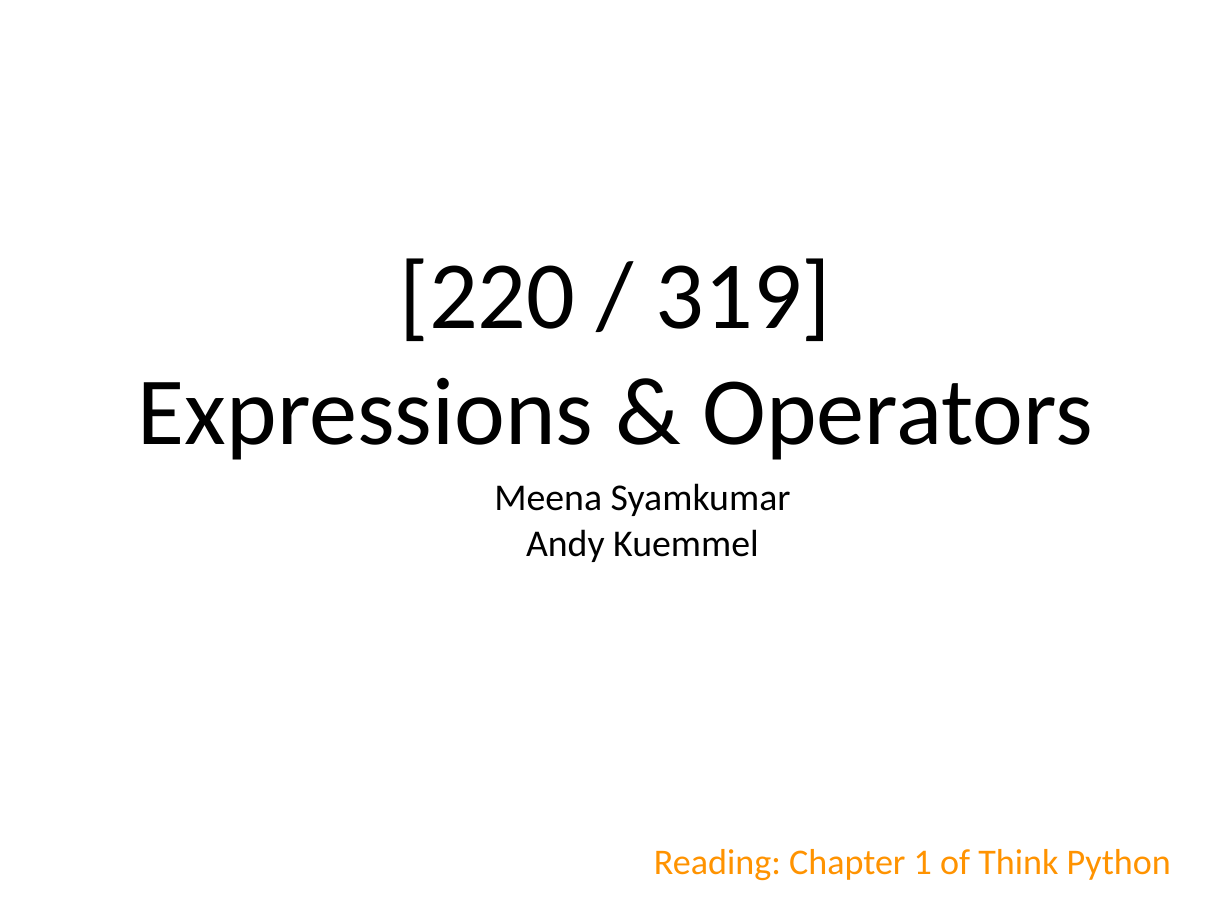
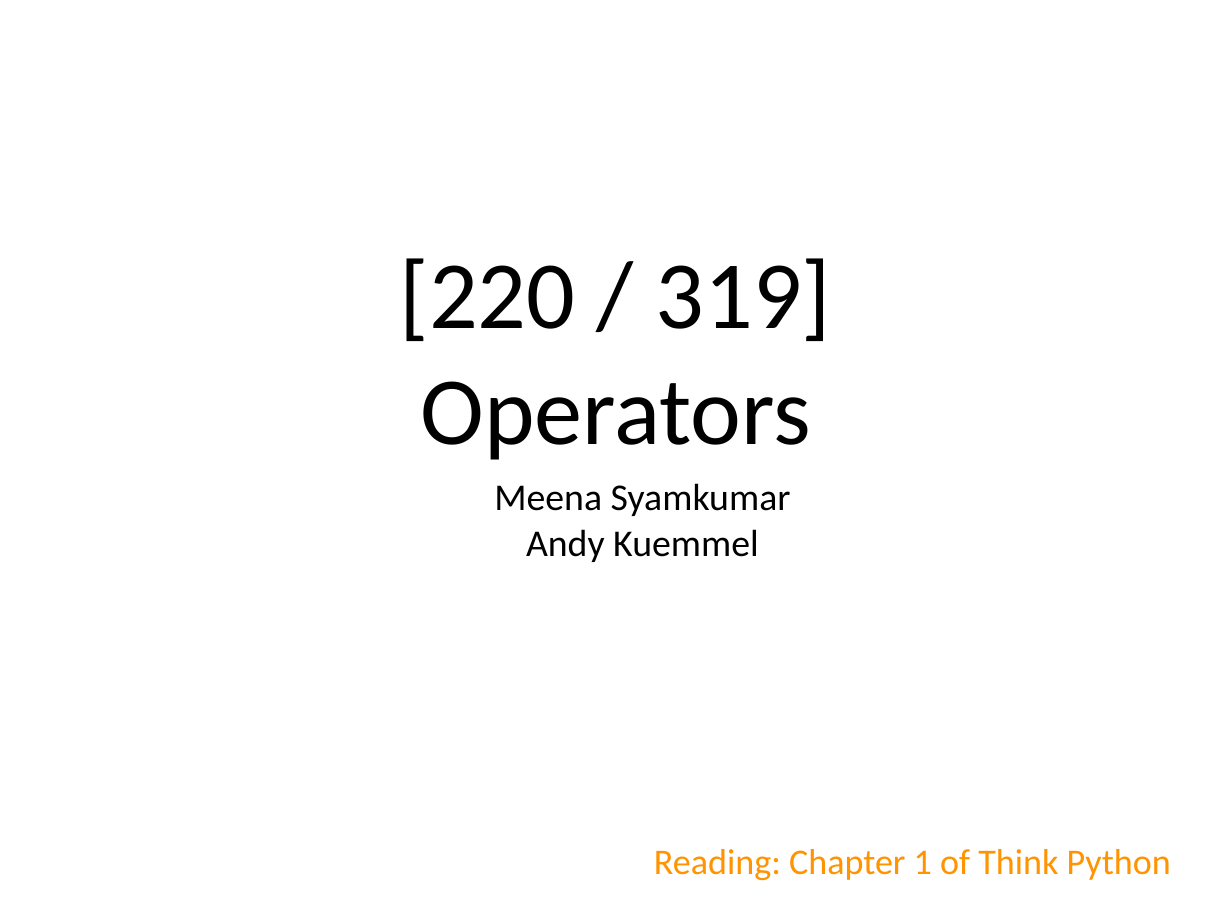
Before and after one commit to tylerharter/caraza-harter-com, a slide deck: slide 1 of tyler/meena/cs220/f21/materials/lec_04_F21.ppt. Drawn at 1232x924 pixels with LibreOffice and Linux fonts; fonts in the diff are those of the drawing. Boxes give left, top, right and bottom in pixels: in the first picture for what was removed or moved away, otherwise in the second. Text is boxed around its words. In the diff, an @@ line names an element or a change of style, - is before the commit and + after.

```diff
--- a/tyler/meena/cs220/f21/materials/lec_04_F21.ppt
+++ b/tyler/meena/cs220/f21/materials/lec_04_F21.ppt
@@ title at box(400, 258, 832, 460): text changed @@
-[220 / 319]
-Expressions & Operators
+[220 / 319]
+Operators
```
Also in this commit, not shown: 3 other slides changed, 3 other files.
